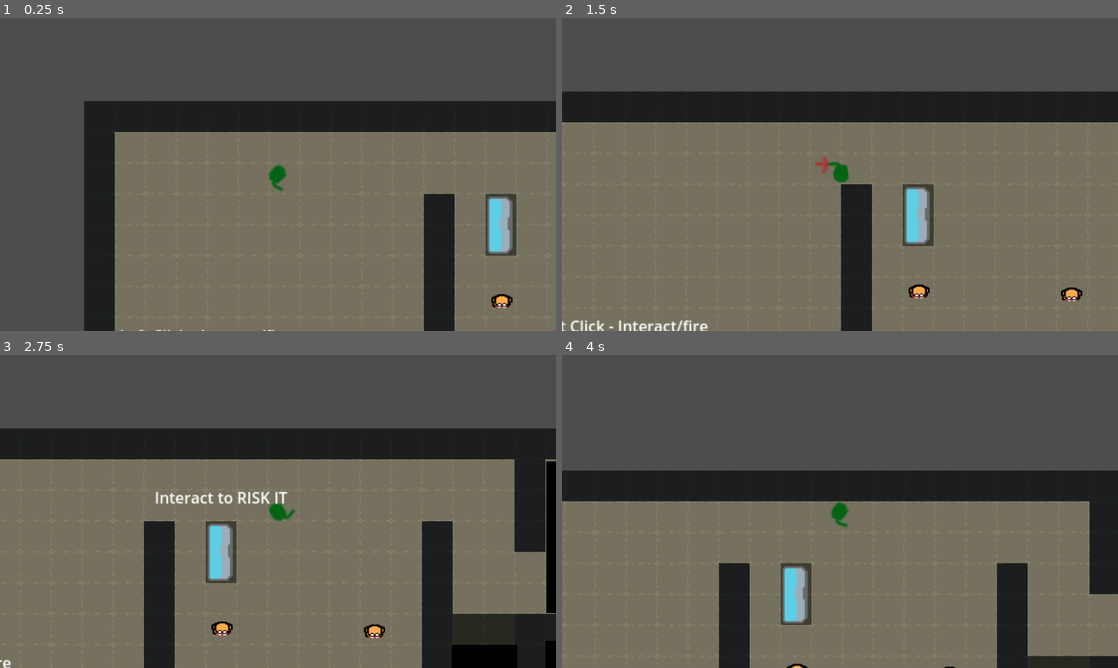
Above: before the commit, frames 1-4 (two rows, left to right).
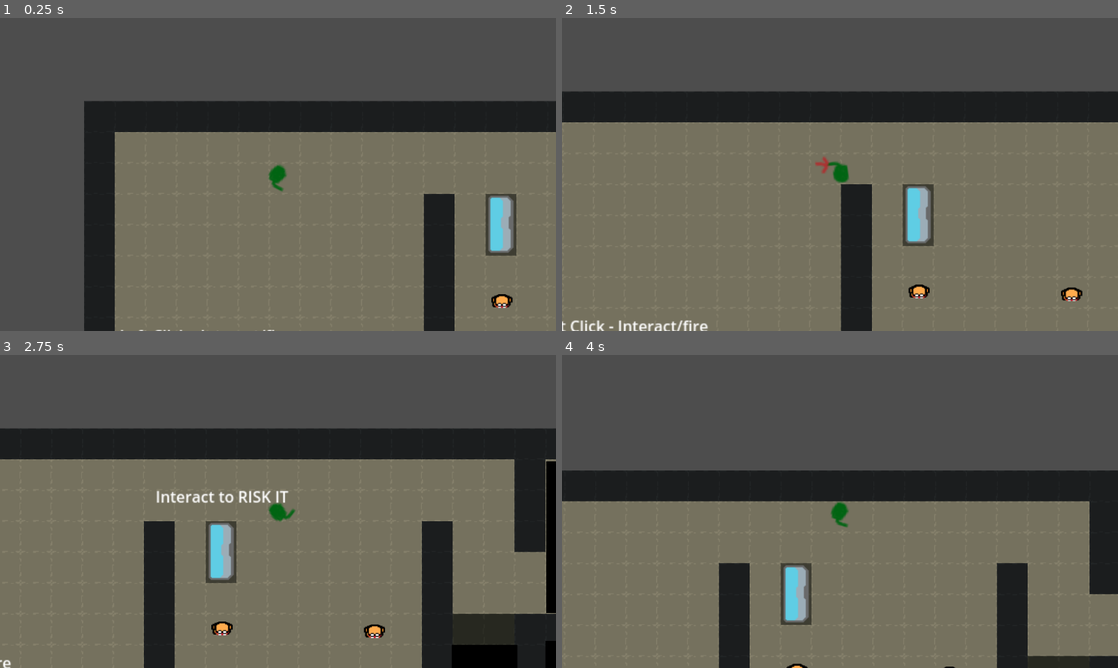
Above: after the commit, the same moments.

Repository: BobWizardLad/risk-it-for-the-biscuit
Game: Godot game, scene res://levels/trial_one.tscn
Same seed, same stepped clock (60 frames per second), same inputs: the game is played once before the commit and once after it.
Inputs (mouse positions are in pixels of both pictures, inside the frame that each line leads up to):
- Up to frame 1 (0.25 s): no input
- Up to frame 2 (1.5 s): tap Enter at 0.5 s; move the mouse to (962, 158) at 0.52 s; press the mouse at (962, 158) at 0.53 s; hold Right (ui_right) 0.53-1.28 s; move the mouse to (728, 190) at 1.27 s; release the mouse at (728, 190) at 1.28 s; hold Down (ui_down) from 1.28 s (still down); click (728, 190) at 1.35 s
- Up to frame 3 (2.75 s): tap Space at 2 s; move the mouse to (333, 442) at 2.02 s; release Down (ui_down) at 2.03 s; press the mouse at (333, 442) at 2.03 s; hold Right (ui_right) from 2.03 s (still down)
- Up to frame 4 (4 s): move the mouse to (812, 574) at 2.77 s; release Right (ui_right) at 2.78 s; release the mouse at (812, 574) at 2.78 s; hold Up (ui_up) 2.78-3.53 s; click (812, 574) at 2.85 s; tap Enter at 3.5 s; move the mouse to (1006, 558) at 3.52 s; press the mouse at (1006, 558) at 3.53 s; hold Left (ui_left) from 3.53 s (still down)

The runs differ from the first frame. In frame 1, 0.3% of the frame differs, in the area x 87-93%, y 56-76%; in frame 2, 0.3%; in frame 3, 0.8%, in the area x 28-52%, y 43-73%; in frame 4, 0.3%.

Commit message:
Trial-one implementation of the new start-level placeholder

Diff:
--- a/bake-hard/levels/trial_one.tscn
+++ b/bake-hard/levels/trial_one.tscn
@@ -1,15 +1,17 @@
-[gd_scene load_steps=8 format=4 uid="uid://bnva0ejsxwyn7"]
+[gd_scene load_steps=9 format=4 uid="uid://bnva0ejsxwyn7"]
 
 [ext_resource type="TileSet" uid="uid://oj4gg2vi0hw7" path="res://resources/monokai_greybox.tres" id="1_0olx2"]
 [ext_resource type="Script" uid="uid://c6k1i4k44yme3" path="res://scripts/level_control.gd" id="1_6fbs3"]
 [ext_resource type="PackedScene" uid="uid://dncudyxv0p3em" path="res://scenes/enemy.tscn" id="2_2iy0l"]
 [ext_resource type="PackedScene" uid="uid://dsrxn2yh60amq" path="res://scenes/display_case.tscn" id="3_6fbs3"]
 [ext_resource type="PackedScene" uid="uid://bh0jp6fnt0a3j" path="res://scenes/player.tscn" id="4_3ldgl"]
+[ext_resource type="PackedScene" uid="uid://b5nnmo0ay5p5i" path="res://scenes/level_start_animate.tscn" id="5_wmqr4"]
 [ext_resource type="PackedScene" path="res://scenes/shadow.tscn" id="6_5v33j"]
 [ext_resource type="PackedScene" path="res://scenes/shadow_trigger.tscn" id="7_m7c1x"]
 
-[node name="TrialOne" type="Node2D"]
+[node name="TrialOne" type="Node2D" node_paths=PackedStringArray("death_text")]
 script = ExtResource("1_6fbs3")
+death_text = NodePath("CanvasLayer/YouDied")
 
 [node name="TileMapLayer" type="TileMapLayer" parent="."]
 editor_description = "Levels in this tileset are composed of four symbolic tiles:
@@ -79,9 +81,13 @@
 zoom = Vector2(2, 2)
 
 [node name="DisplayCase" parent="." instance=ExtResource("3_6fbs3")]
-position = Vector2(79, 129)
+position = Vector2(80, 128)
 
-[node name="YouDied" type="RichTextLabel" parent="."]
+[node name="CanvasLayer" type="CanvasLayer" parent="."]
+
+[node name="LevelStartAnimate" parent="CanvasLayer" instance=ExtResource("5_wmqr4")]
+
+[node name="YouDied" type="RichTextLabel" parent="CanvasLayer"]
 visible = false
 offset_left = 206.0
 offset_top = 174.0
@@ -89,13 +95,6 @@
 offset_bottom = 199.0
 scale = Vector2(10, 10)
 text = "You Died"
-
-[node name="Label" type="Label" parent="."]
-offset_left = -315.0
-offset_top = 231.0
-offset_right = -137.0
-offset_bottom = 254.0
-text = "Left Click - Interact/fire"
 
 [node name="Shadows" type="Node2D" parent="."]
 
@@ -146,4 +145,13 @@
 position = Vector2(402, 456)
 scale = Vector2(6.55659, 4.78851)
 
+[node name="TutorialShoot" type="Label" parent="."]
+offset_left = -315.0
+offset_top = 231.0
+offset_right = -137.0
+offset_bottom = 254.0
+text = "Left Click - Interact/fire"
+
 [connection signal="level_begin" from="DisplayCase" to="." method="_on_activate_pressed"]
+[connection signal="start_break_cutscene" from="DisplayCase" to="CanvasLayer/LevelStartAnimate" method="play_start_animation"]
+[connection signal="animation_finished" from="CanvasLayer/LevelStartAnimate" to="DisplayCase" method="_break_cutscene_finished"]
--- a/bake-hard/scripts/display_case.gd
+++ b/bake-hard/scripts/display_case.gd
@@ -3,6 +3,7 @@
 @onready var interact_label = $InteractLabel
 
 signal level_begin
+signal start_break_cutscene
 
 var player_in_area = false
 
@@ -16,7 +17,7 @@
 
 func break_display_case():
 	# Do stuff to telegraph the case breaking and the level start
-	level_begin.emit()
+	start_break_cutscene.emit()
 
 func _on_start_area_body_entered(body: Node) -> void:
 	if body is Player:
@@ -27,3 +28,6 @@
 	if body is Player:
 		interact_label.hide()
 		player_in_area = false
+
+func _break_cutscene_finished() -> void:
+	level_begin.emit()
--- /dev/null
+++ b/bake-hard/scripts/level_start_animate.gd
@@ -0,0 +1,15 @@
+extends Control
+
+@onready var animation_player = $AnimationPlayer
+
+signal animation_finished
+
+func _ready() -> void:
+	pass
+
+# Pass the animation player signal out into the root node so that levels can use it
+func _on_animation_finished(anim_name) -> void:
+	animation_finished.emit()
+
+func play_start_animation() -> void:
+	animation_player.play("test_begin")
Not shown, added: bake-hard/scripts/level_start_animate.gd.uid
